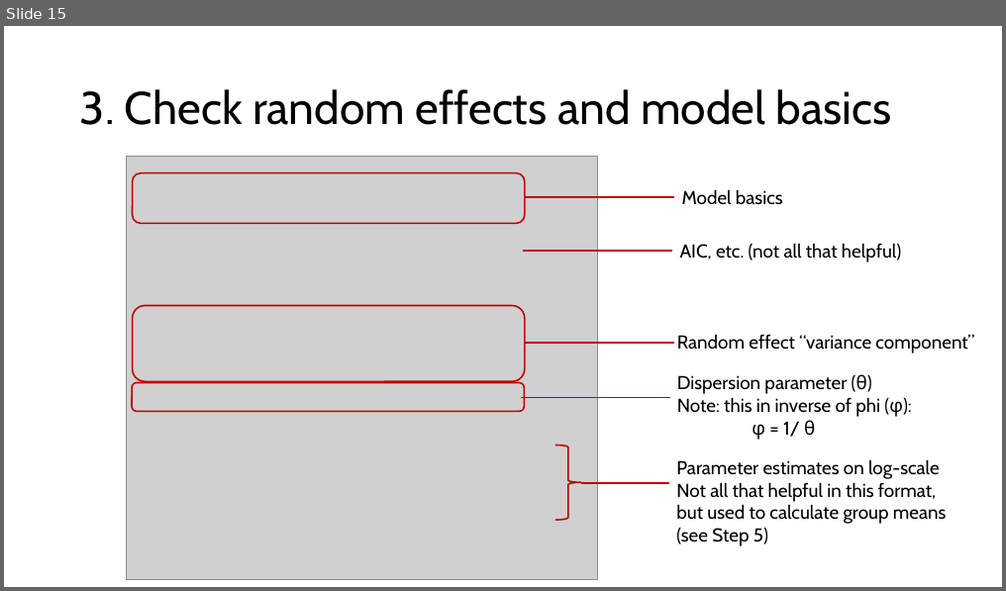
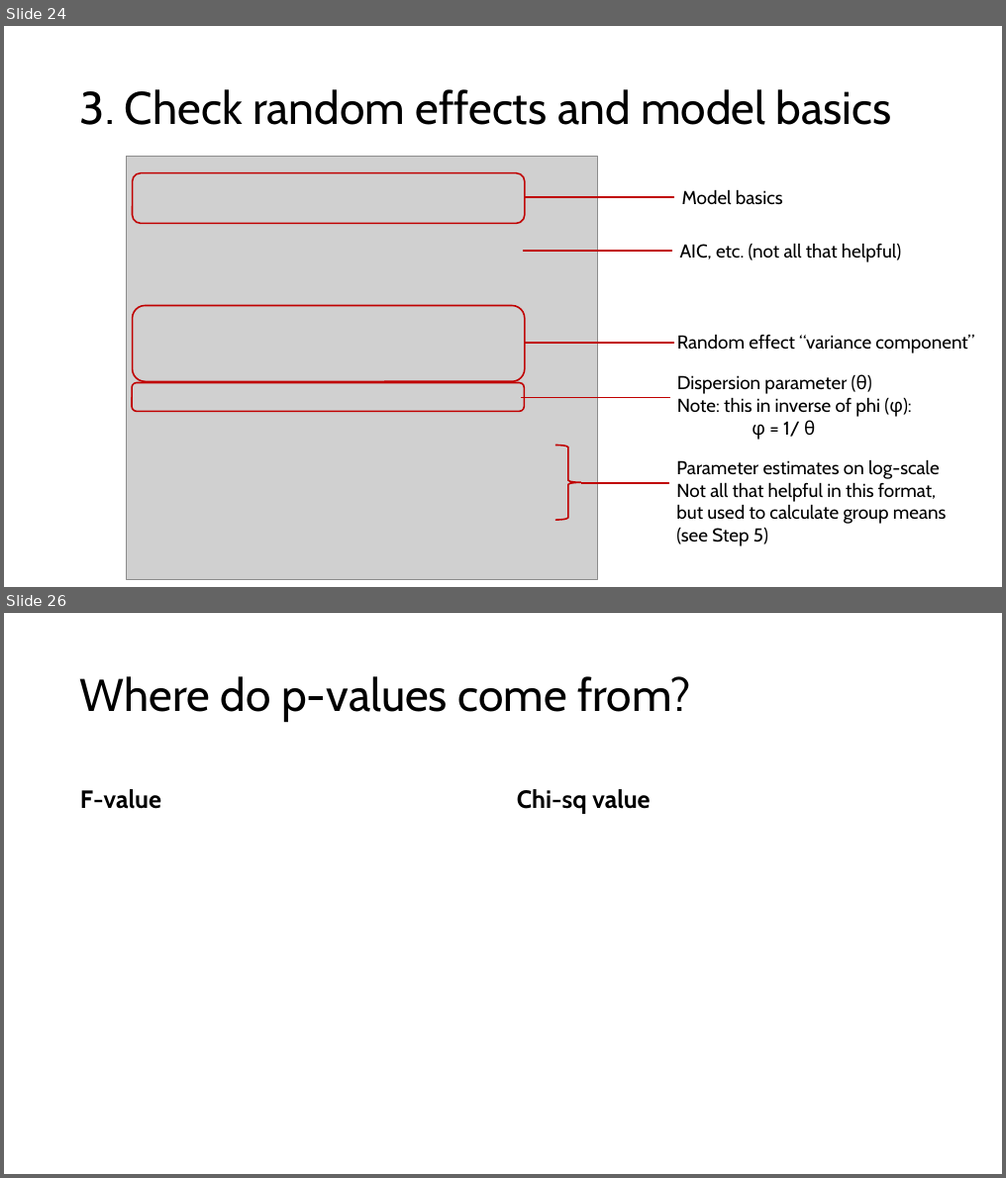
Before and after one commit to hahnp13/Workshops, a slide deck: Slides and materials/WorkedExample_GLMM_Counts.pptx. Shown one above the other, each under a label of ours: slide 15 before the commit, slides 24 and 26 after it; the slides between them are not shown. The pictures are 1006x591 and 1006x1178 pixels, drawn with LibreOffice and Linux fonts; fonts in the diff are those of the drawing; grey boxes stand for pictures. Boxes give left, top, right and bottom in pixels: in the first picture for what was removed or moved away, otherwise in the second. Text is boxed around its words. In the diff, an @@ line names an element or a change of style, - is before the commit and + after.

```diff
--- a/Slides and materials/WorkedExample_GLMM_Counts.pptx
+++ b/Slides and materials/WorkedExample_GLMM_Counts.pptx
@@ slide 26 added at (x1=4, y1=613, x2=1002, y2=1174), background #FFFFFF @@
@@ title added at (x1=80, y1=676, x2=690, y2=722), 44 pt, text #000000 @@
+Where do p-values come from?
@@ text added at (x1=80, y1=789, x2=161, y2=809), 24 pt, text #000000, bold @@
+F-value
@@ text added at (x1=517, y1=789, x2=649, y2=814), 24 pt, text #000000, bold @@
+Chi-sq value
@@ what was slide 15 is now slide 24 @@
```
Also in this commit, not shown: 2 slides changed, 10 other slides added.
